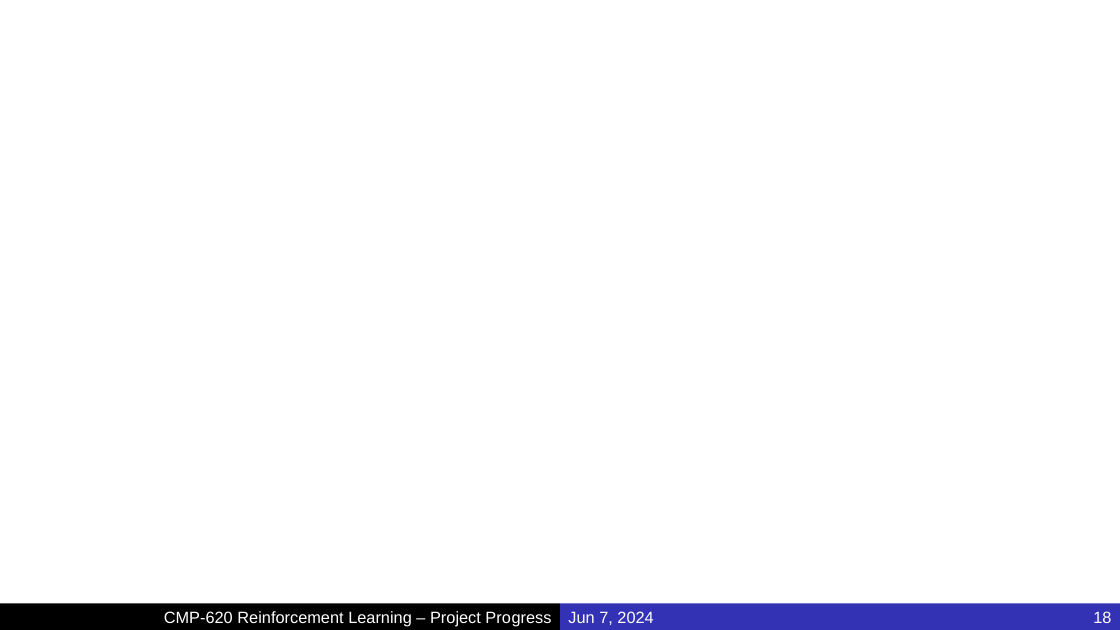
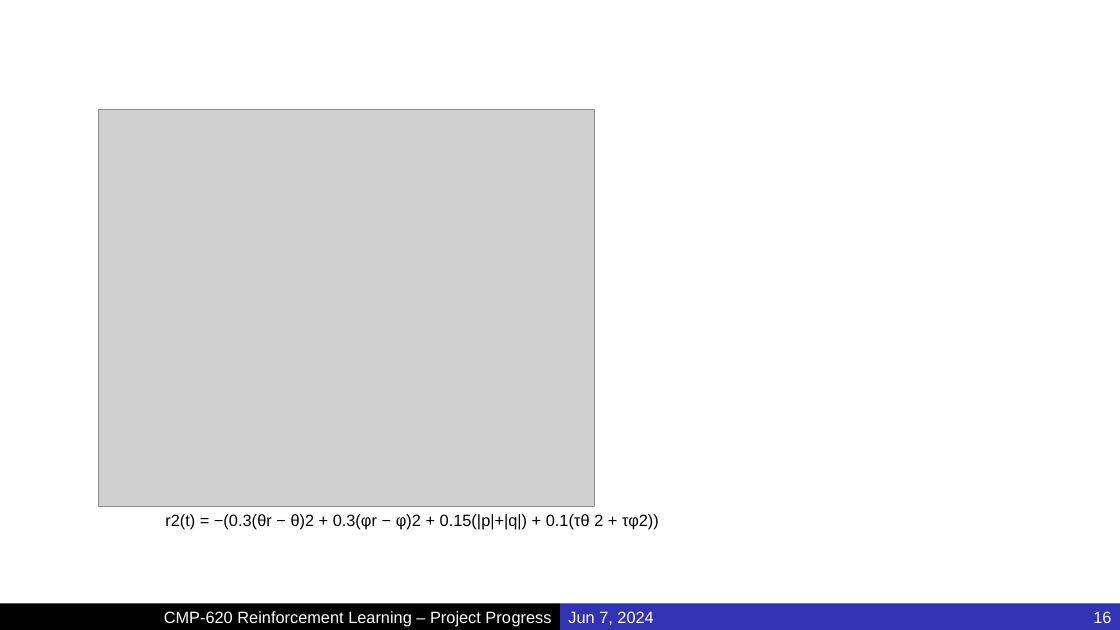
Before and after one commit to MucahidRidvanKaplan/ParrotQuadcopterRL, a slide deck: slide 16 of Presentations/Project_Final.pptx (slide 18 before the commit). Drawn at 1120x630 pixels with LibreOffice and Linux fonts; fonts in the diff are those of the drawing; grey boxes stand for pictures; background and template pictures are left out. Boxes give left, top, right and bottom in pixels: in the first picture for what was removed or moved away, otherwise in the second. Text is boxed around its words. In the diff, an @@ line names an element or a change of style, - is before the commit and + after.

```diff
--- a/Presentations/Project_Final.pptx
+++ b/Presentations/Project_Final.pptx
@@ picture added at bbox=[98, 109, 595, 506] @@
@@ text added at bbox=[165, 514, 659, 530], 14 pt, text #000000 @@
+r2(t) = −(0.3(θr − θ)2 + 0.3(φr − φ)2 + 0.15(|p|+|q|) + 0.1(τθ 2 + τφ2))
```
Also in this commit, not shown: 13 other slides changed, 1 slide removed.
